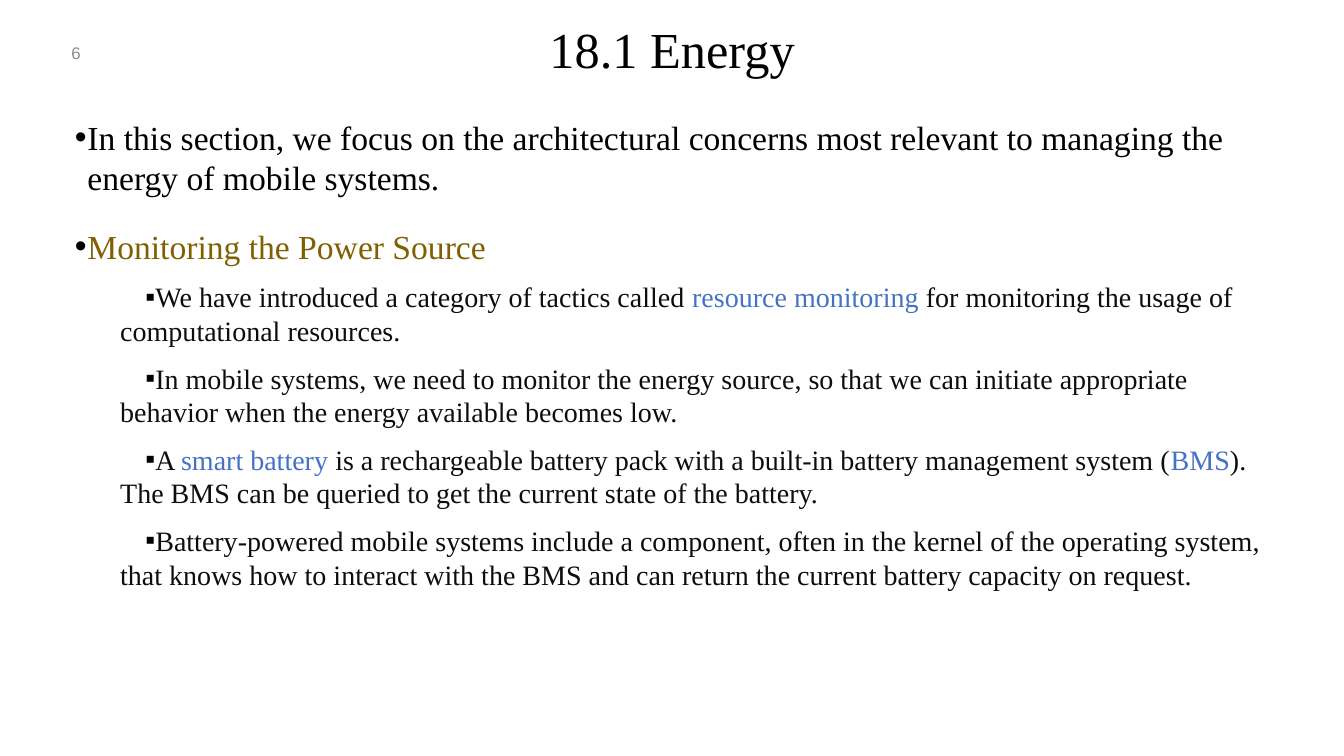
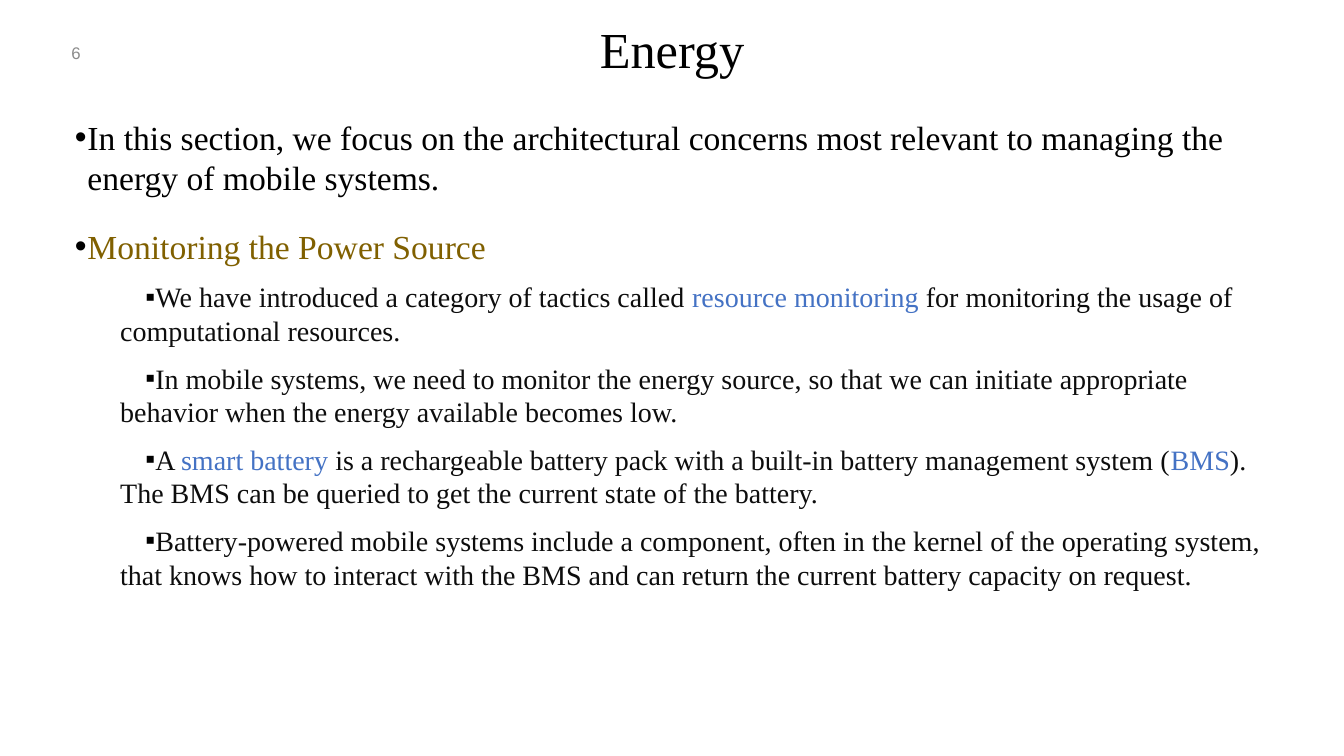
Before and after one commit to mohamad-khorsandi/slides-of-software-architecture-in-practice-4th-ed, a slide deck: slide 6 of chapter 18.pptx. Drawn at 1344x756 pixels with LibreOffice and Linux fonts; fonts in the diff are those of the drawing; background and template pictures are left out. Boxes give left, top, right and bottom in pixels: in the first picture for what was removed or moved away, otherwise in the second. Text is boxed around its words. In the diff, an @@ line names an element or a change of style, - is before the commit and + after.

```diff
--- a/chapter 18.pptx
+++ b/chapter 18.pptx
@@ title at (x1=600, y1=35, x2=745, y2=79): text changed @@
-18.1 Energy
+Energy
```
Also in this commit, not shown: 11 other slides changed, 12 other files.
